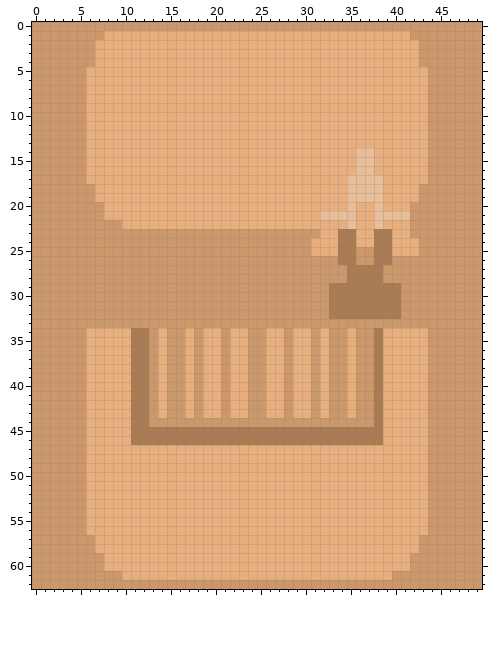
File history of a pixel-art sprite, sprites/units/american/m113-full.png. The picture above is the old version.
The file is 50x63 pixels. Colours within 5 levels of each other are drawn and written as one.
Now the later version:
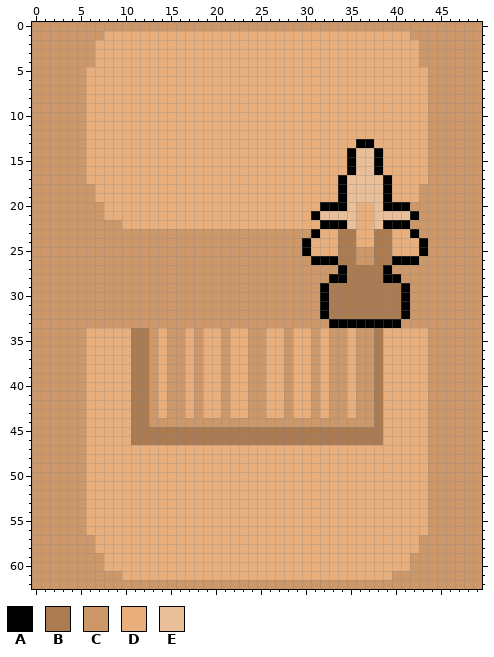
Palette (. is transparent): A #000000  B #ab7b52  C #cc986a  D #e8af7d  E #e8bf99
What changed:
y 13: x 36..37 DD -> AA
y 14..16: x 35 D -> A; x 38 D -> A
y 17..19: x 34 D -> A; x 39 D -> A
y 20: x 32..34 DDD -> AAA; x 39..41 DDD -> AAA
y 21: x 31 D -> A; x 42 C -> A
y 22: x 32..34 DDD -> AAA; x 39..41 DDD -> AAA
y 23: x 31 C -> A; x 42 C -> A
y 24..25: x 30 C -> A; x 43 C -> A
y 26: x 31..33 CCC -> AAA; x 40..42 CCC -> AAA
y 27: x 34 C -> A; x 39 C -> A
y 28: x 33..34 CC -> AA; x 39..40 CC -> AA
y 29..32: x 32 C -> A; x 41 C -> A
y 33: x 33..40 CCCCCCCC -> AAAAAAAA
Pixel boxes of the changes (left, top, right, bottom) in both pictures:
changed: (302, 139, 428, 328)
